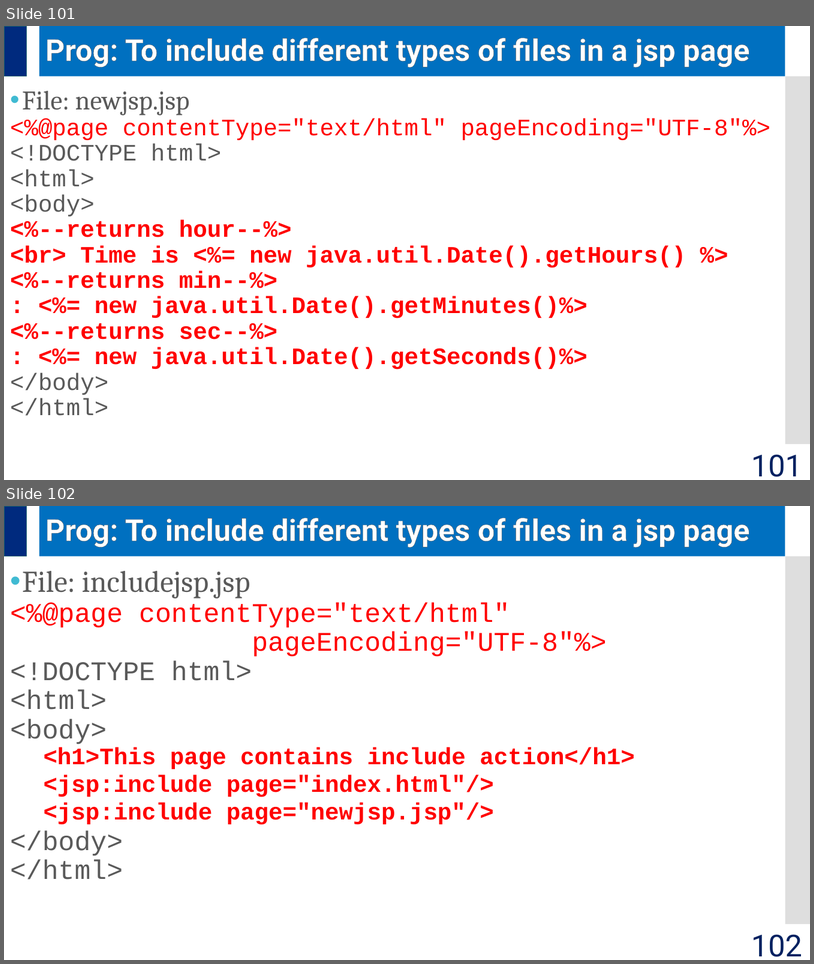
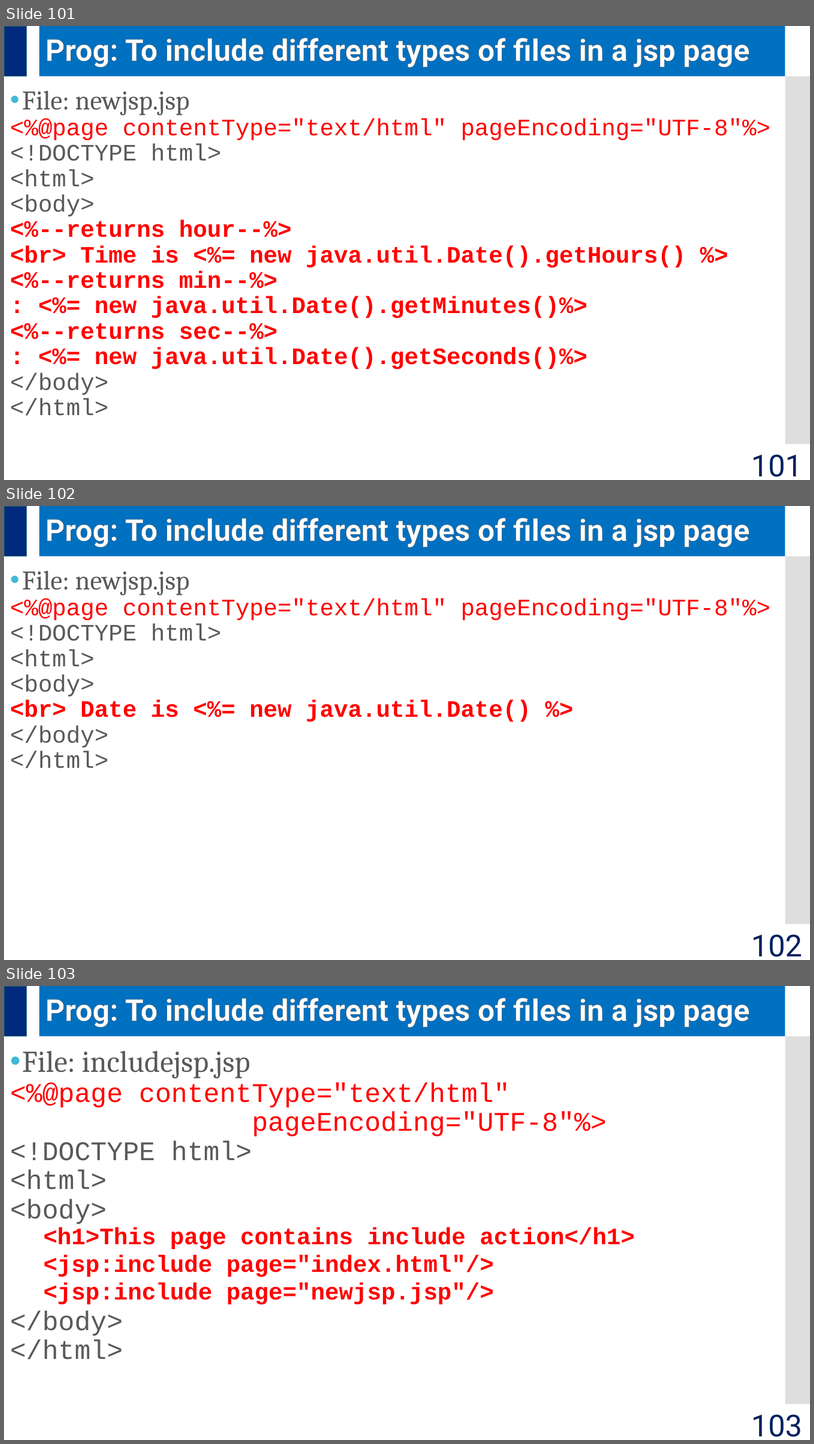
Before and after one commit to jrambasana/AJP2022-material, a slide deck: AJP Slides/AJP (01ce0502) - Unit 5 - JSP.pptx. Shown one above the other, each under a label of ours: slides 101 and 102 before the commit, slides 101, 102 and 103 after it. The pictures are 814x964 and 814x1444 pixels, drawn with LibreOffice and Linux fonts; fonts in the diff are those of the drawing. Boxes give left, top, right and bottom in pixels: in the first picture for what was removed or moved away, otherwise in the second. Text is boxed around its words. In the diff, an @@ line names an element or a change of style, - is before the commit and + after.

```diff
--- a/AJP Slides/AJP (01ce0502) - Unit 5 - JSP.pptx
+++ b/AJP Slides/AJP (01ce0502) - Unit 5 - JSP.pptx
@@ slide 102 added at (4,506,810,960), background #FFFFFF; not listed: 3 template elements that a slide beside it also shows @@
@@ title added at (45,517,750,547), 36 pt, text #FFFFFF, bold @@
+Prog: To include different types of files in a jsp page
@@ text added at (10,571,771,768), 28 pt, text #FF0000 @@
+• File: newjsp.jsp
+<%@page contentType="text/html" pageEncoding="UTF-8"%>
+<!DOCTYPE html>
+<html>
+<body>
+<br> Date is <%= new java.util.Date() %>
+</body>
+</html>
@@ page number added at (752,934,803,957), 36 pt, text #002060 @@
+102
@@ what was slide 102 is now slide 103 @@
@@ page number at (752,1414,803,1437): text changed @@
-102
+103
```
